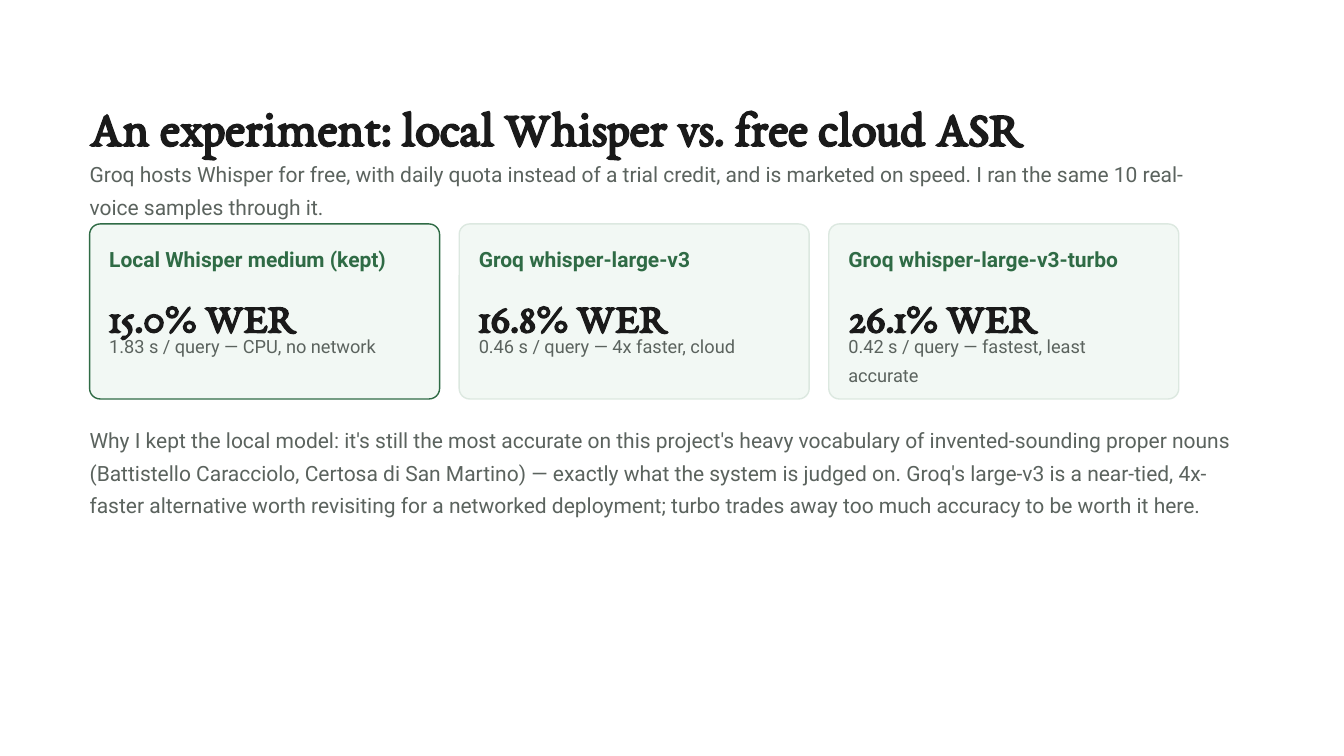
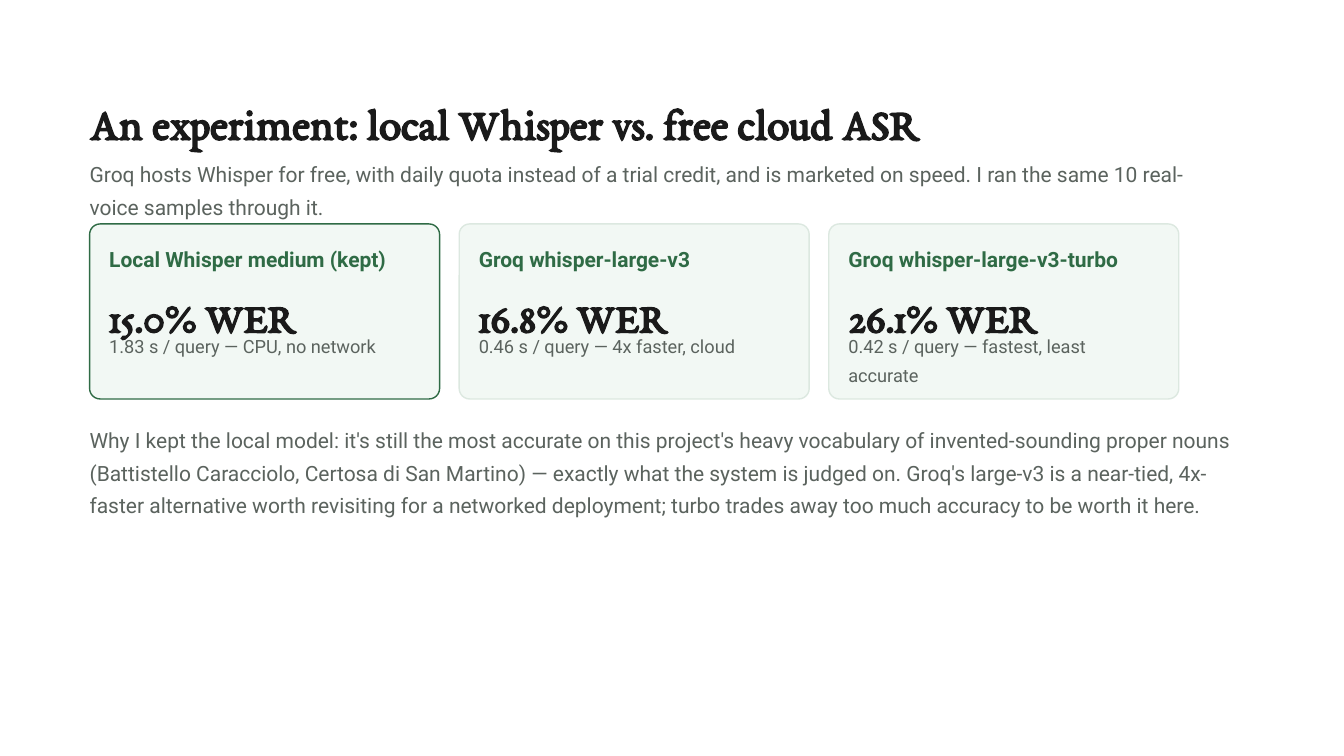
Before and after one commit to Mahdi-Miri/NLP-Project, a slide deck: slide 13 of presentation.pptx. Drawn at 1344x756 pixels with LibreOffice and Linux fonts; fonts in the diff are those of the drawing. Boxes give left, top, right and bottom in pixels: in the first picture for what was removed or moved away, otherwise in the second. Text is boxed around its words. In the diff, an @@ line names an element or a change of style, - is before the commit and + after.

```diff
--- a/presentation.pptx
+++ b/presentation.pptx
@@ text "An experiment: local Whisper vs. ..." at (90, 108, 919, 151): size 36 to 32 pt @@
```
Also in this commit, not shown: 2 other slides changed, 6 other files.
